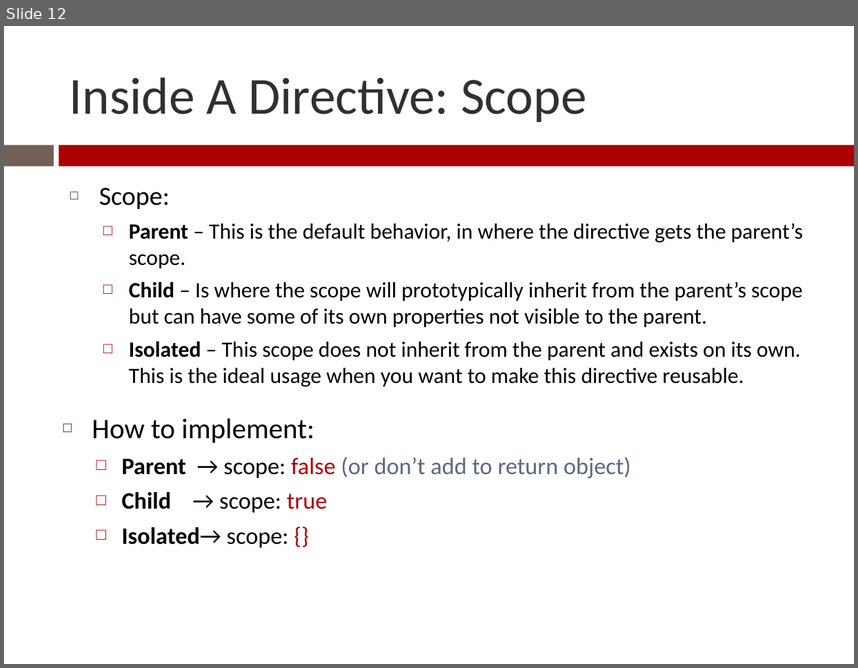
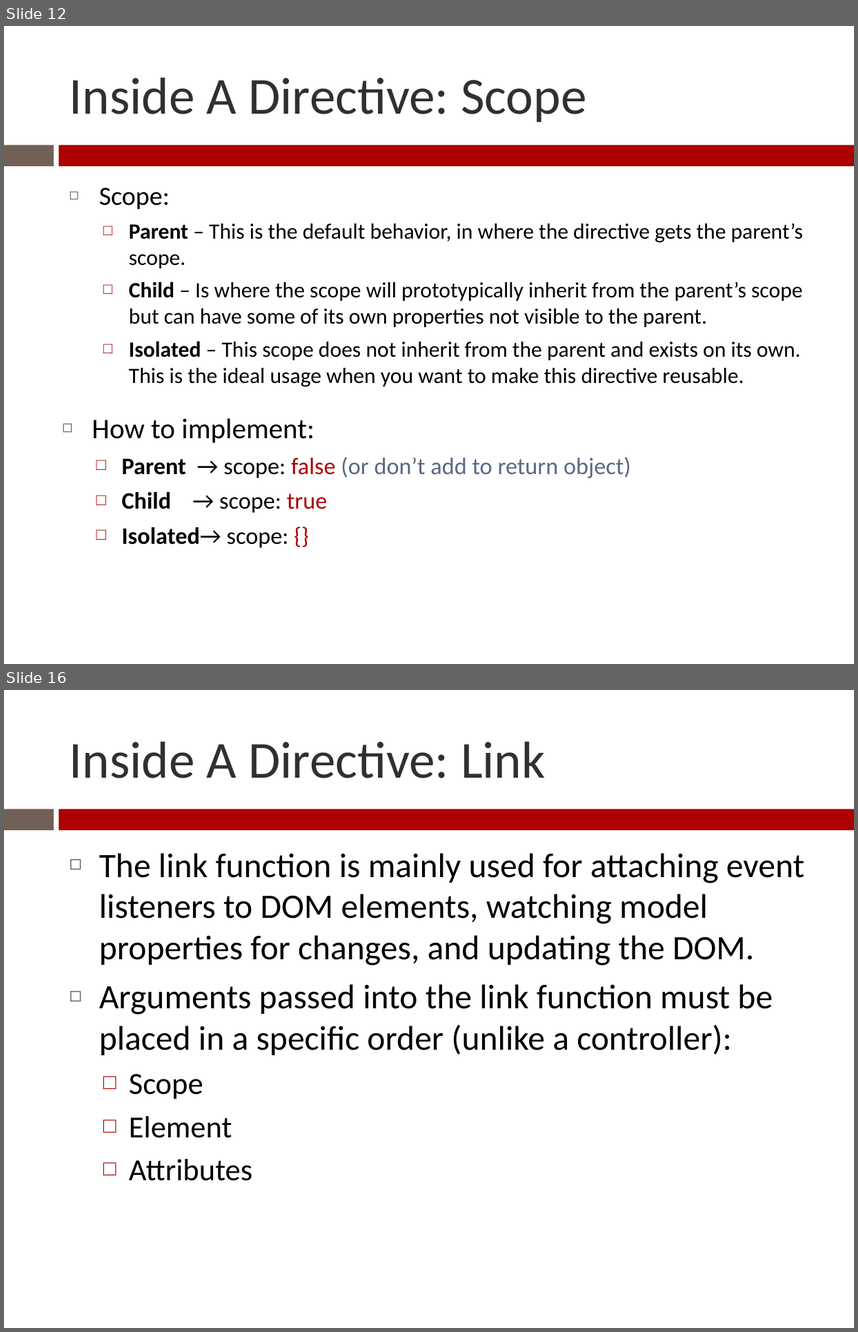
Before and after one commit to Zenitram-Oriaj/AngularJS_Directives, a slide deck: presentation/ajs_dir_presentation.pptx. Shown one above the other, each under a label of ours: slide 12 before the commit, slides 12 and 16 after it; the slides between them are not shown. The pictures are 858x668 and 858x1332 pixels, drawn with LibreOffice and Linux fonts; fonts in the diff are those of the drawing. Boxes give left, top, right and bottom in pixels: in the first picture for what was removed or moved away, otherwise in the second. Text is boxed around its words. In the diff, an @@ line names an element or a change of style, - is before the commit and + after.

```diff
--- a/presentation/ajs_dir_presentation.pptx
+++ b/presentation/ajs_dir_presentation.pptx
@@ slide 16 added at (x1=4, y1=690, x2=854, y2=1328), background #FFFFFF; not listed: 2 template elements that a slide beside it also shows @@
@@ title added at (x1=70, y1=741, x2=546, y2=778), 44 pt, text #303030 @@
+Inside A Directive: Link
@@ text added at (x1=99, y1=853, x2=804, y2=1181), 29 pt, text #000000 @@
+◻ The link function is mainly used for attaching event listeners to DOM elements, watching model properties for changes, and updating the DOM.
+◻ Arguments passed into the link function must be placed in a specific order (unlike a controller):
+  □ Scope
+  □ Element
+  □ Attributes
```
Also in this commit, not shown: 4 slides changed, 1 other slide added, 4 other files.
